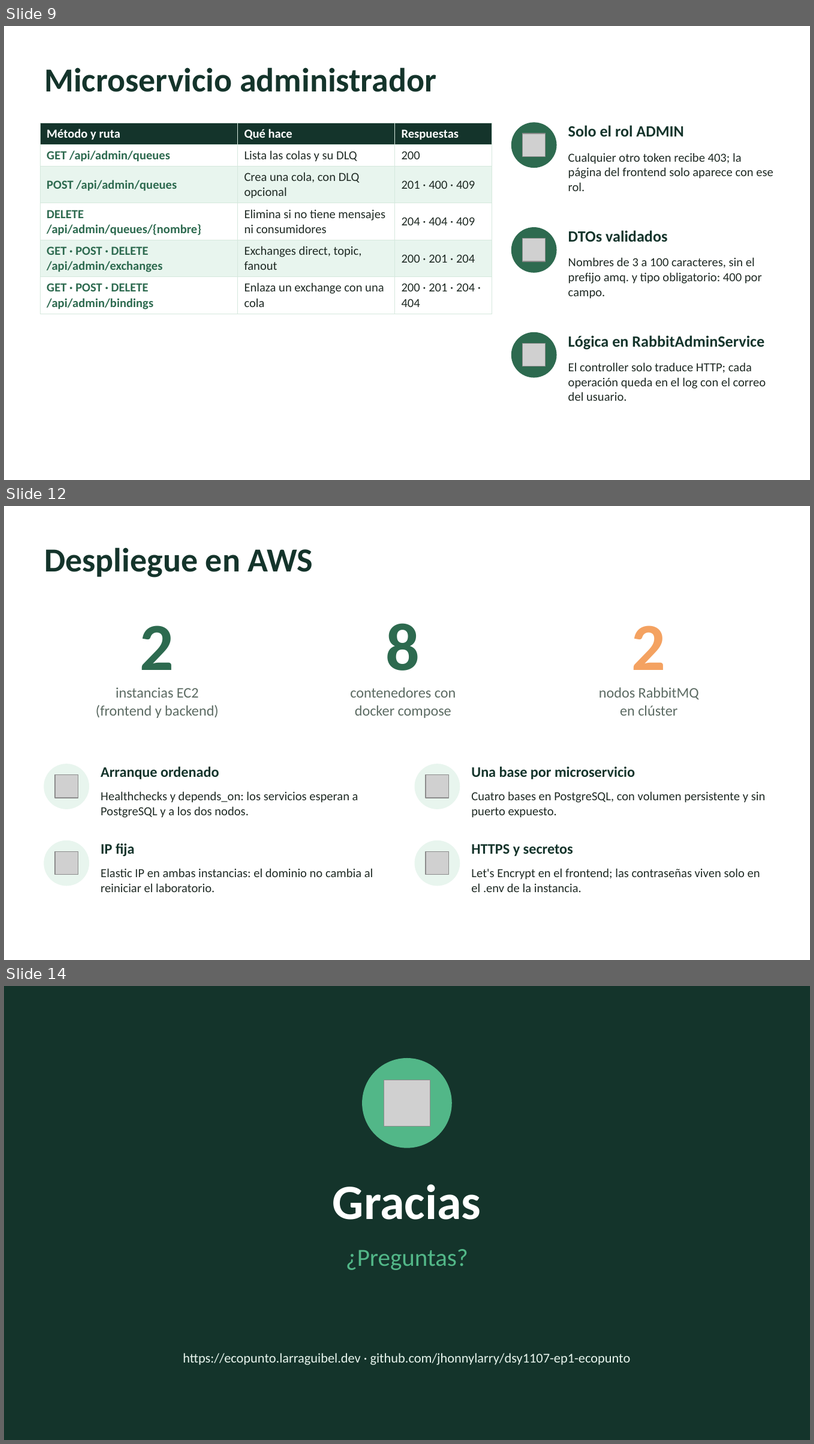
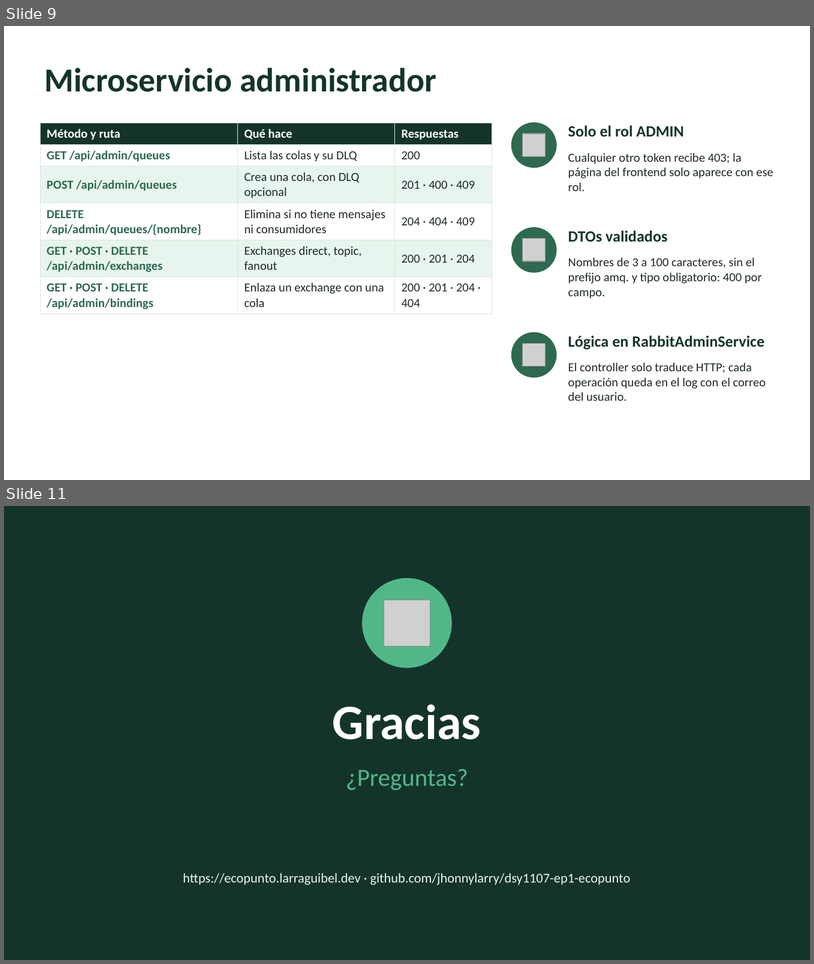
Before and after one commit to jhonnylarry/dsy1107-ep1-ecopunto, a slide deck: docs/presentacion/EcoPunto-EP4.pptx. Shown one above the other, each under a label of ours: slides 9, 12 and 14 before the commit, slides 9 and 11 after it; the slides between them are not shown. The pictures are 814x1444 and 814x964 pixels, drawn with LibreOffice and Linux fonts; fonts in the diff are those of the drawing; grey boxes stand for pictures. Boxes give left, top, right and bottom in pixels: in the first picture for what was removed or moved away, otherwise in the second. Text is boxed around its words. In the diff, an @@ line names an element or a change of style, - is before the commit and + after.

Commit message:
docs: reordena la presentación EP4 y actualiza el guion
- Nueva diapositiva de arquitectura y despliegue en AWS con la topología
- Se quitan las diapositivas de evidencia y de despliegue (la evidencia está en docs/evidencia)
- Demo con la validación del JWT en el API Gateway (401, 200 y 403)
- Guion con enfoque en justificar decisiones y notas del orador actualizadas

```diff
--- a/docs/presentacion/EcoPunto-EP4.pptx
+++ b/docs/presentacion/EcoPunto-EP4.pptx
@@ slide 12 removed at (4, 506, 810, 960), background #FFFFFF @@
@@ text removed at (44, 547, 314, 577) @@
-Despliegue en AWS
@@ text removed at (140, 625, 174, 670) @@
-2
@@ text removed at (386, 623, 420, 670) @@
-8
@@ text removed at (632, 625, 666, 670) @@
-2
@@ text removed at (96, 687, 219, 718) @@
-instancias EC2
-(frontend y backend)
@@ text removed at (350, 687, 456, 718) @@
-contenedores con
-docker compose
@@ text removed at (599, 687, 699, 715) @@
-nodos RabbitMQ
-en clúster
@@ ellipse removed at (44, 764, 89, 808) @@
@@ picture removed at (55, 775, 78, 798) @@
@@ text removed at (101, 766, 219, 779) @@
-Arranque ordenado
@@ ellipse removed at (415, 764, 459, 808) @@
@@ picture removed at (426, 775, 449, 798) @@
@@ text removed at (471, 766, 635, 779) @@
-Una base por microservicio
@@ text removed at (101, 791, 359, 817) @@
-Healthchecks y depends_on: los servicios esperan a PostgreSQL y a los dos nodos.
@@ text removed at (471, 791, 766, 817) @@
-Cuatro bases en PostgreSQL, con volumen persistente y sin puerto expuesto.
@@ ellipse removed at (44, 841, 89, 885) @@
@@ text removed at (101, 843, 135, 856) @@
-IP fija
@@ ellipse removed at (415, 841, 459, 885) @@
@@ text removed at (471, 844, 573, 856) @@
-HTTPS y secretos
@@ picture removed at (55, 851, 78, 874) @@
@@ picture removed at (426, 851, 449, 874) @@
@@ text removed at (101, 868, 374, 892) @@
-Elastic IP en ambas instancias: el dominio no cambia al reiniciar el laboratorio.
@@ text removed at (471, 868, 761, 892) @@
-Let's Encrypt en el frontend; las contraseñas viven solo en el .env de la instancia.
@@ what was slide 14 is now slide 11 @@
```
Also in this commit, not shown: 2 slides changed, 2 other slides removed, 1 other file.
